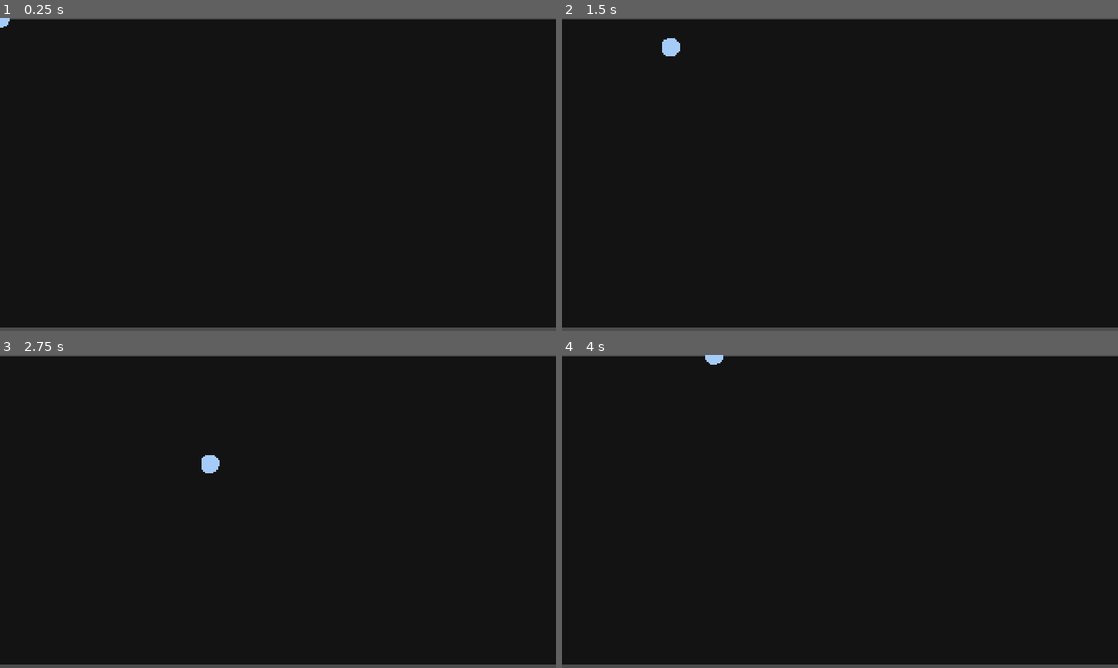
Above: before the commit, frames 1-4 (two rows, left to right).
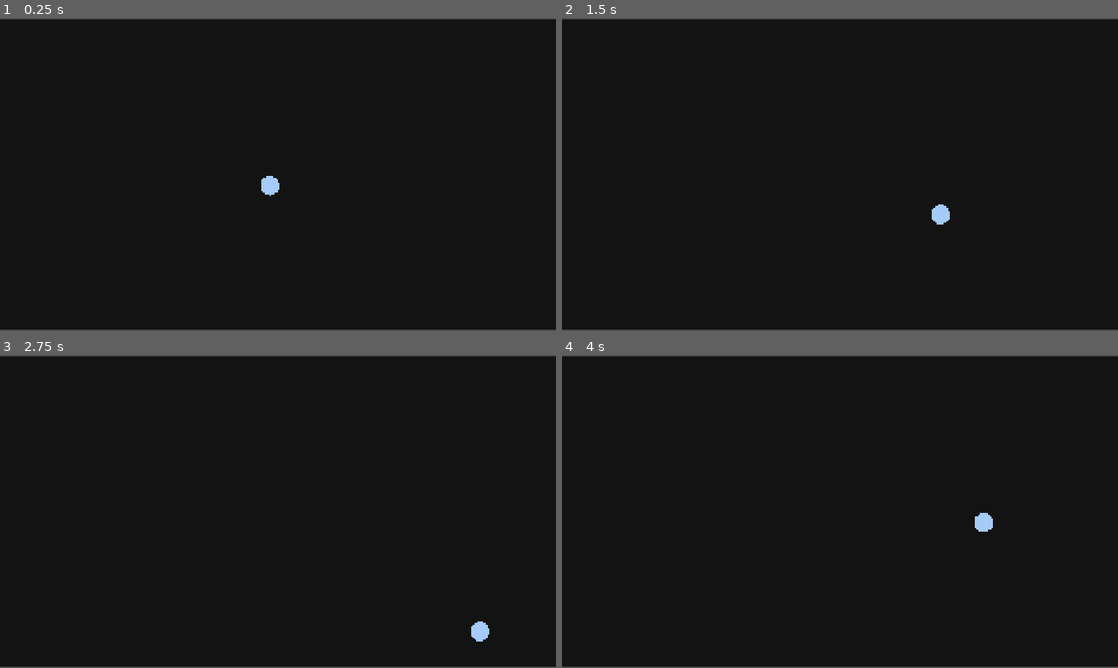
Above: after the commit, the same moments.

Repository: Freezingle/dont-die
Game: Godot game, scene res://scenes/main.tscn
Same seed, same stepped clock (60 frames per second), same inputs: the game is played once before the commit and once after it.
Inputs:
- Up to frame 1 (0.25 s): no input
- Up to frame 2 (1.5 s): tap Enter at 0.5 s; hold D (move_right) 0.53-1.28 s; hold S (move_down) from 1.28 s (still down)
- Up to frame 3 (2.75 s): release S (move_down) at 2.03 s; hold D (move_right) from 2.03 s (still down)
- Up to frame 4 (4 s): release D (move_right) at 2.78 s; hold W (move_up) 2.78-3.53 s; hold A (move_left) from 3.53 s (still down)

The runs differ from the first frame. In frame 1, 0.9% of the frame differs, in the area x 0-100%, y 0-100%; in frame 2, 1.0%, in the area x 0-100%, y 6-100%; in frame 3, 1.0%; in frame 4, 0.9%.

Commit message:
add camera2d to world

Diff:
--- a/scenes/main.tscn
+++ b/scenes/main.tscn
@@ -1,9 +1,6 @@
-[gd_scene load_steps=3 format=3 uid="uid://dw5lw6tuawk1u"]
+[gd_scene load_steps=2 format=3 uid="uid://dw5lw6tuawk1u"]
 
-[ext_resource type="Script" uid="uid://bnroqcf028cg6" path="res://scripts/player.gd" id="1_o5qli"]
-
-[sub_resource type="CircleShape2D" id="CircleShape2D_0wfyh"]
-radius = 30.0
+[ext_resource type="PackedScene" uid="uid://bmvxe18rvy0wh" path="res://scenes/player/player.tscn" id="1_o5qli"]
 
 [node name="Main" type="Node2D"]
 
@@ -15,14 +12,10 @@
 
 [node name="World" type="Node2D" parent="."]
 
-[node name="Player" type="CharacterBody2D" parent="World"]
-script = ExtResource("1_o5qli")
+[node name="Player" parent="World" instance=ExtResource("1_o5qli")]
+position = Vector2(932, 576)
 
-[node name="CicleShape2D" type="CollisionShape2D" parent="World/Player"]
-shape = SubResource("CircleShape2D_0wfyh")
-
-[node name="Sprite2D" type="Polygon2D" parent="World/Player"]
-color = Color(0.6504529, 0.79774594, 0.97750324, 1)
-polygon = PackedVector2Array(-31, 0, -30, -17, -18, -27, -6, -33, 9, -32, 25, -22, 32, -10, 34, 4, 28, 21, 16, 29, 3, 34, -12, 32, -26, 23, -31, 12)
+[node name="Camera2D" type="Camera2D" parent="World"]
+position = Vector2(960, 538)
 
 [node name="UI" type="CanvasLayer" parent="."]
